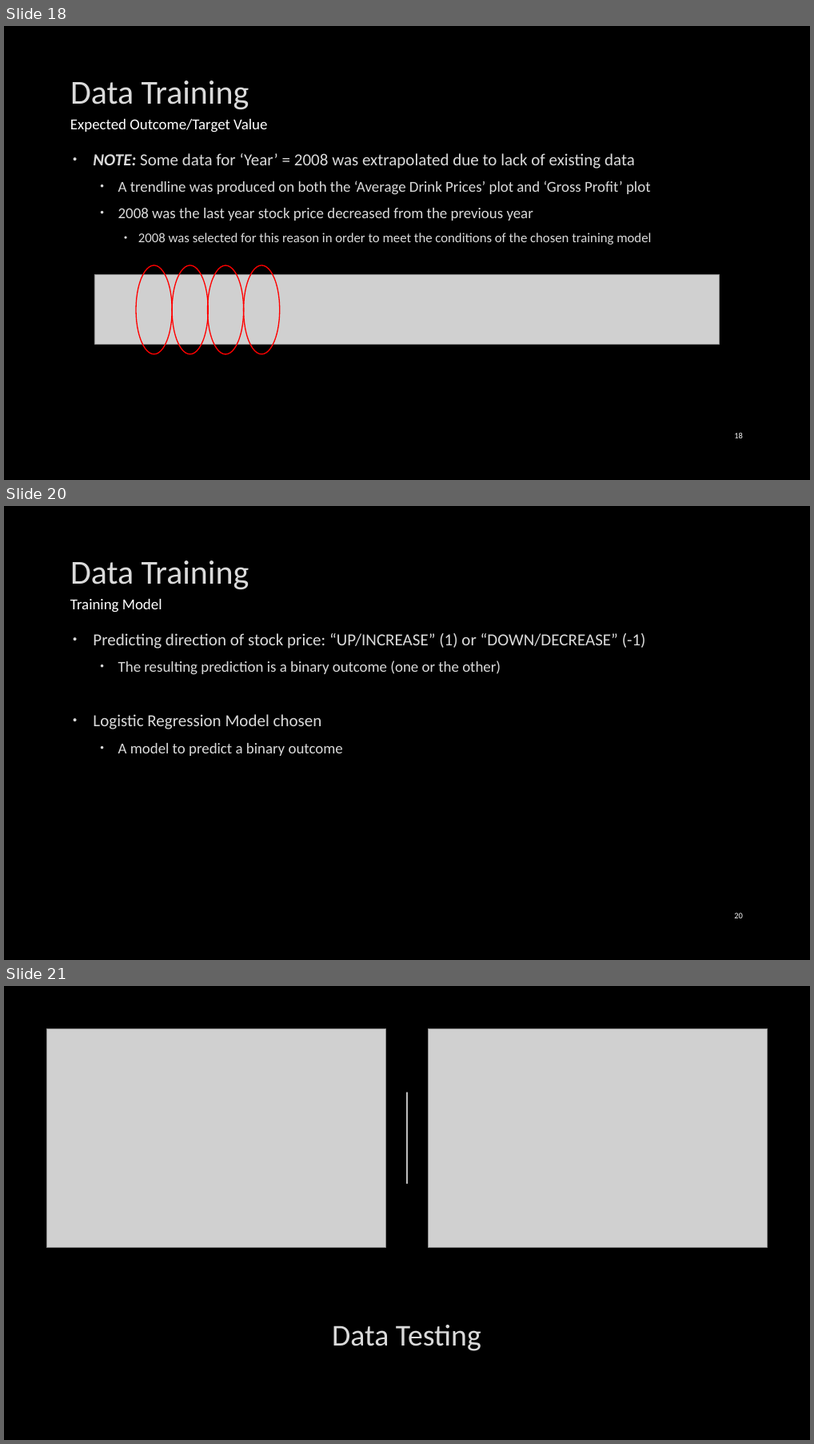
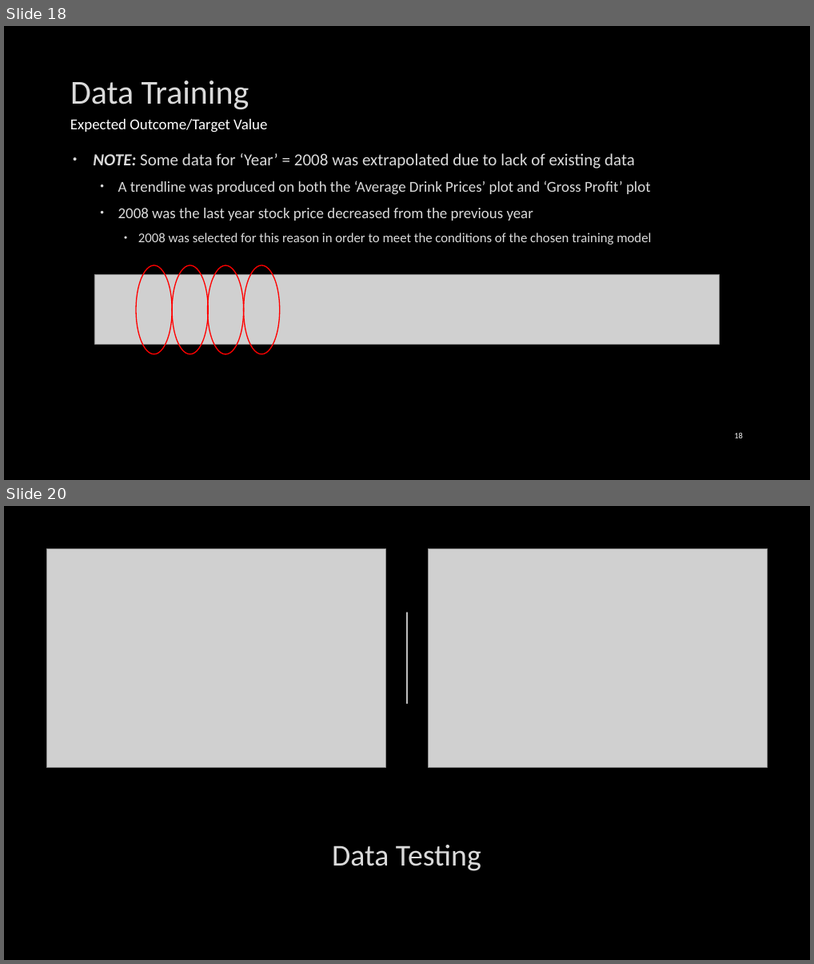
Before and after one commit to SagarPateI/Starbucks-Profit-Margins, a slide deck: ProjectPresentation.pptx. Shown one above the other, each under a label of ours: slides 18, 20 and 21 before the commit, slides 18 and 20 after it; the slides between them are not shown. The pictures are 814x1444 and 814x964 pixels, drawn with LibreOffice and Linux fonts; fonts in the diff are those of the drawing; grey boxes stand for pictures; background and template pictures are left out. Boxes give left, top, right and bottom in pixels: in the first picture for what was removed or moved away, otherwise in the second. Text is boxed around its words. In the diff, an @@ line names an element or a change of style, - is before the commit and + after.

```diff
--- a/ProjectPresentation.pptx
+++ b/ProjectPresentation.pptx
@@ slide 20 removed at box(4, 506, 810, 960), background picture (left out) @@
@@ title removed at box(70, 560, 250, 590) @@
-Data Training
@@ text removed at box(70, 599, 162, 612) @@
-Training Model
@@ text removed at box(93, 633, 646, 756) @@
-• Predicting direction of stock price: “UP/INCREASE” (1) or “DOWN/DECREASE” (-1)
-  • The resulting prediction is a binary outcome (one or the other)
-• Logistic Regression Model chosen
-  • A model to predict a binary outcome
@@ page number removed at box(734, 912, 743, 918) @@
-20
@@ what was slide 21 is now slide 20 @@
```
Also in this commit, not shown: 1 slide changed, 2 slides added, 2 other slides removed.
